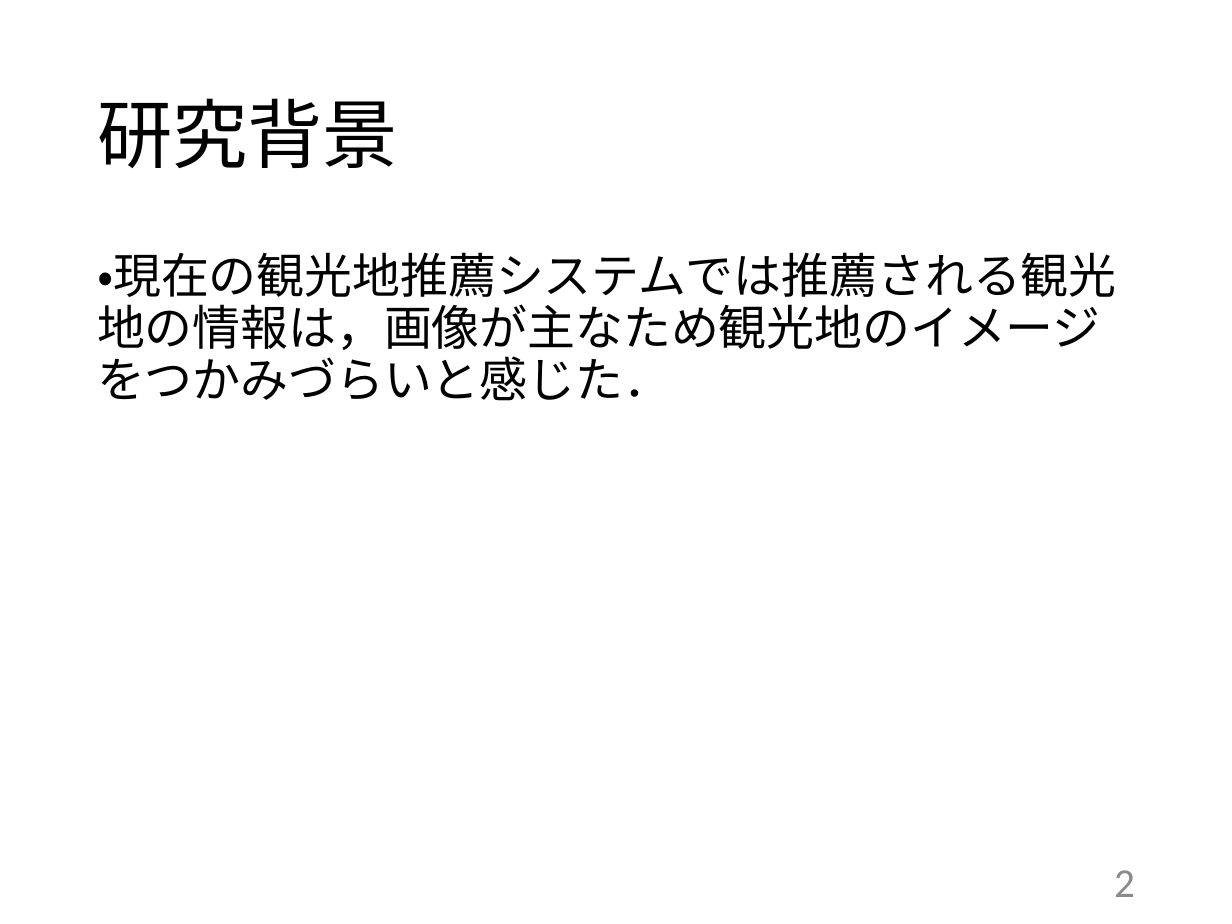
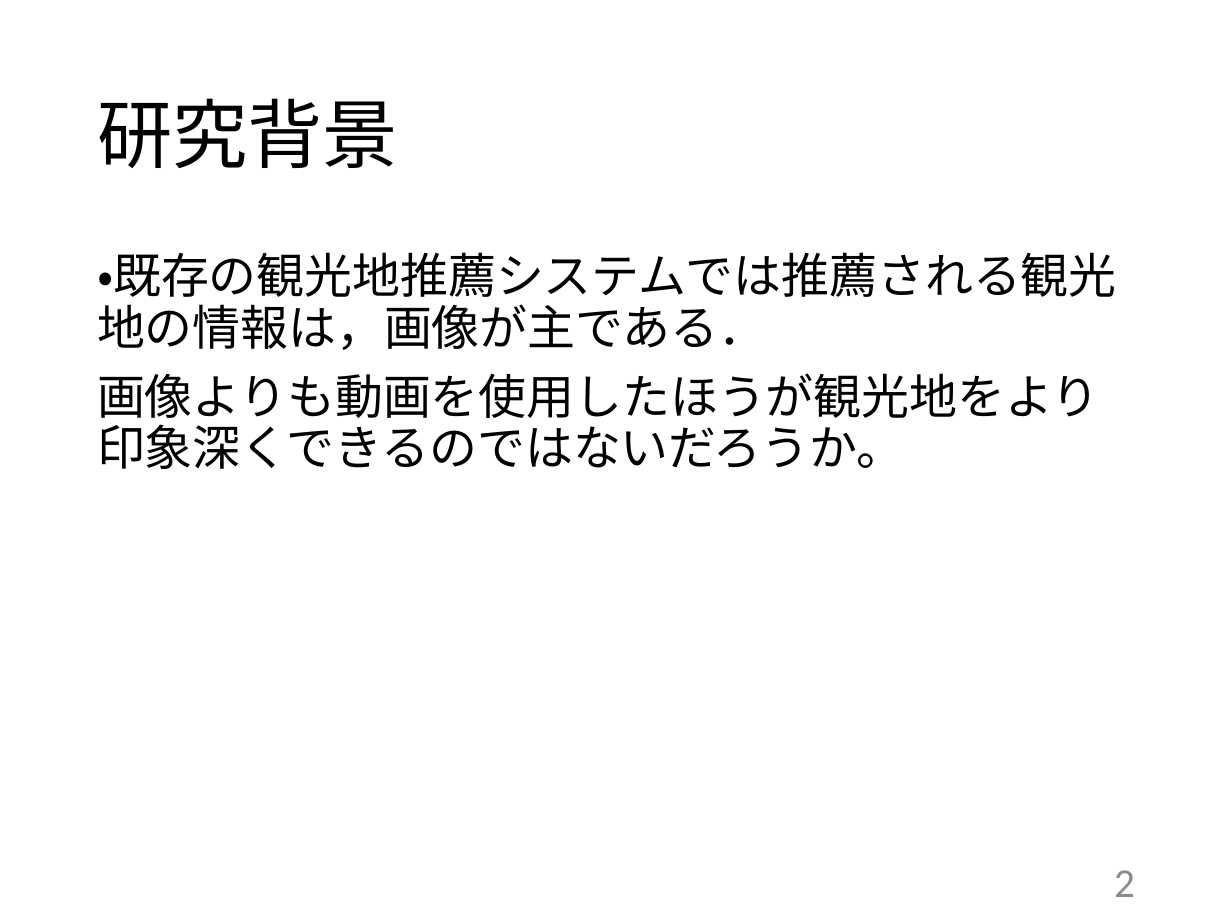
Before and after one commit to kait-takanolab/1821144-yoshii-thesis, a slide deck: slide 2 of 学部_中間発表_1821144.pptx. Drawn at 1232x924 pixels with LibreOffice and Linux fonts; fonts in the diff are those of the drawing. Boxes give left, top, right and bottom in pixels: in the first picture for what was removed or moved away, otherwise in the second. Text is boxed around its words. In the diff, an @@ line names an element or a change of style, - is before the commit and + after.

Commit message:
Update 学部_中間発表_1821144.pptx
修正しました

```diff
--- a/学部_中間発表_1821144.pptx
+++ b/学部_中間発表_1821144.pptx
@@ text at [97,252,1117,469]: text changed @@
-・現在の観光地推薦システムでは推薦される観光地の情報は，画像が主なため観光地のイメージをつかみづらいと感じた．
+・既存の観光地推薦システムでは推薦される観光地の情報は，画像が主である．
+画像よりも動画を使用したほうが観光地をより印象深くできるのではないだろうか。
```
Also in this commit, not shown: 5 other slides changed.
